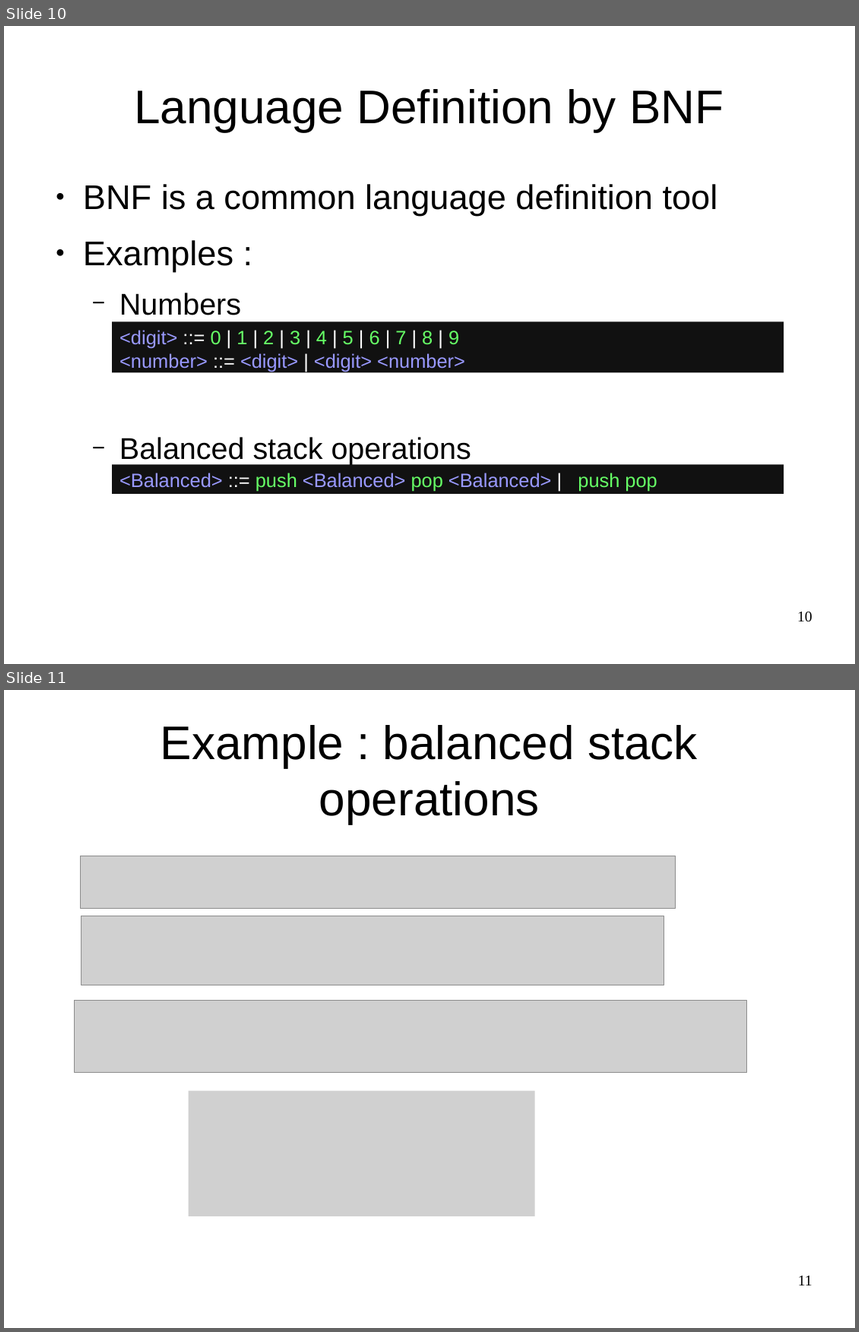
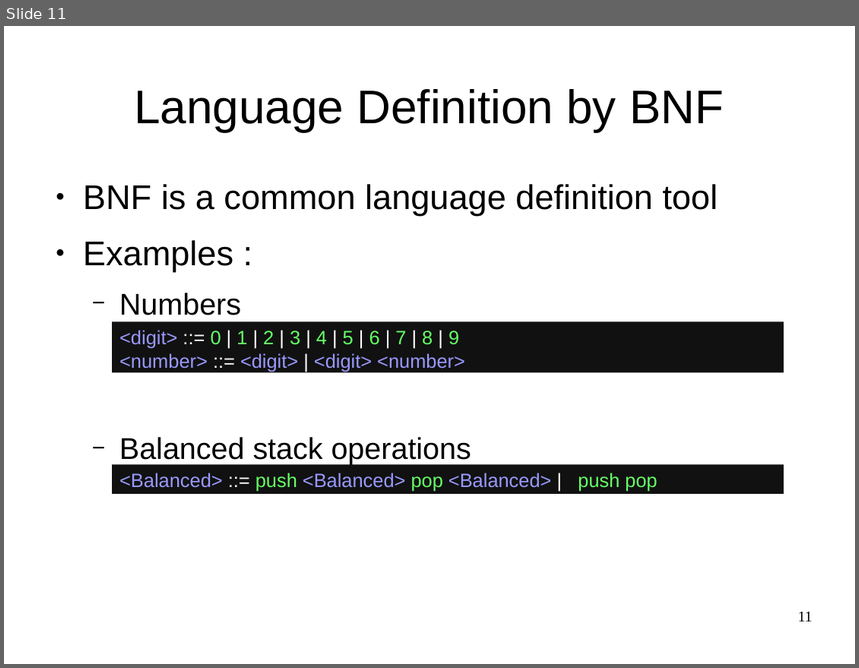
Before and after one commit to OriRoth/fling, a slide deck: Manuscripts/Thesis Seminar/Thesis Seminar.odp. Shown one above the other, each under a label of ours: slides 10 and 11 before the commit, slide 11 after it. The pictures are 859x1332 and 859x668 pixels, drawn with LibreOffice and Linux fonts; fonts in the diff are those of the drawing; grey boxes stand for pictures. Boxes give left, top, right and bottom in pixels: in the first picture for what was removed or moved away, otherwise in the second. Text is boxed around its words. In the diff, an @@ line names an element or a change of style, - is before the commit and + after.

```diff
--- a/Manuscripts/Thesis Seminar/Thesis Seminar.odp
+++ b/Manuscripts/Thesis Seminar/Thesis Seminar.odp
@@ slide 11 removed at [4, 690, 855, 1328], background #FFFFFF @@
@@ title removed at [161, 725, 698, 825] @@
-Example : balanced stack operations
@@ picture removed at [81, 856, 676, 909] @@
@@ picture removed at [82, 916, 664, 986] @@
@@ picture removed at [74, 1001, 747, 1073] @@
@@ picture removed at [189, 1091, 535, 1216] @@
@@ page number removed at [798, 1276, 813, 1286] @@
-11
@@ what was slide 10 is now slide 11 @@
@@ page number at [798, 612, 813, 622]: text changed @@
-10
+11
```
Also in this commit, not shown: 2 slides changed, 2 slides added.
